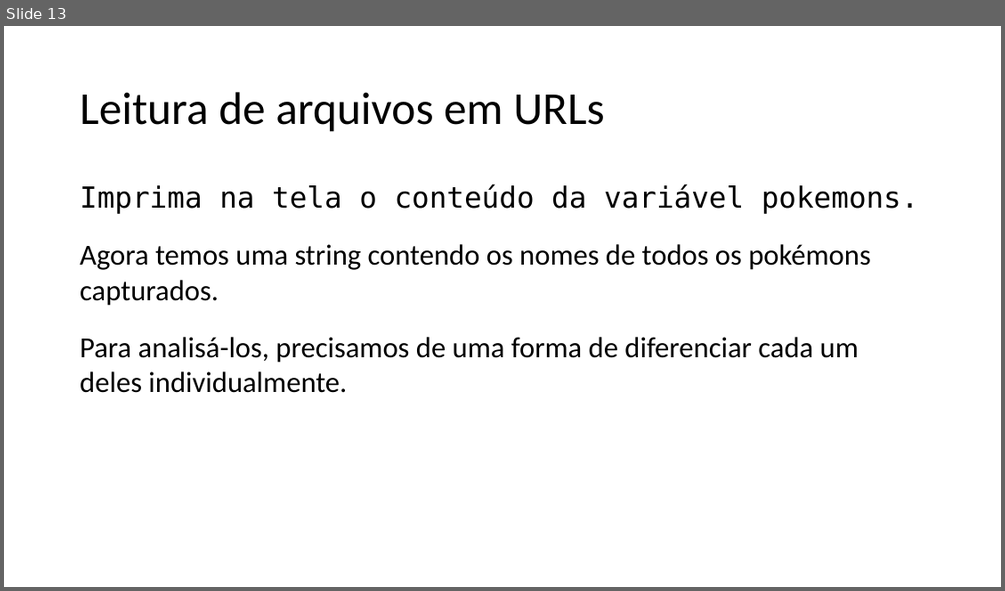
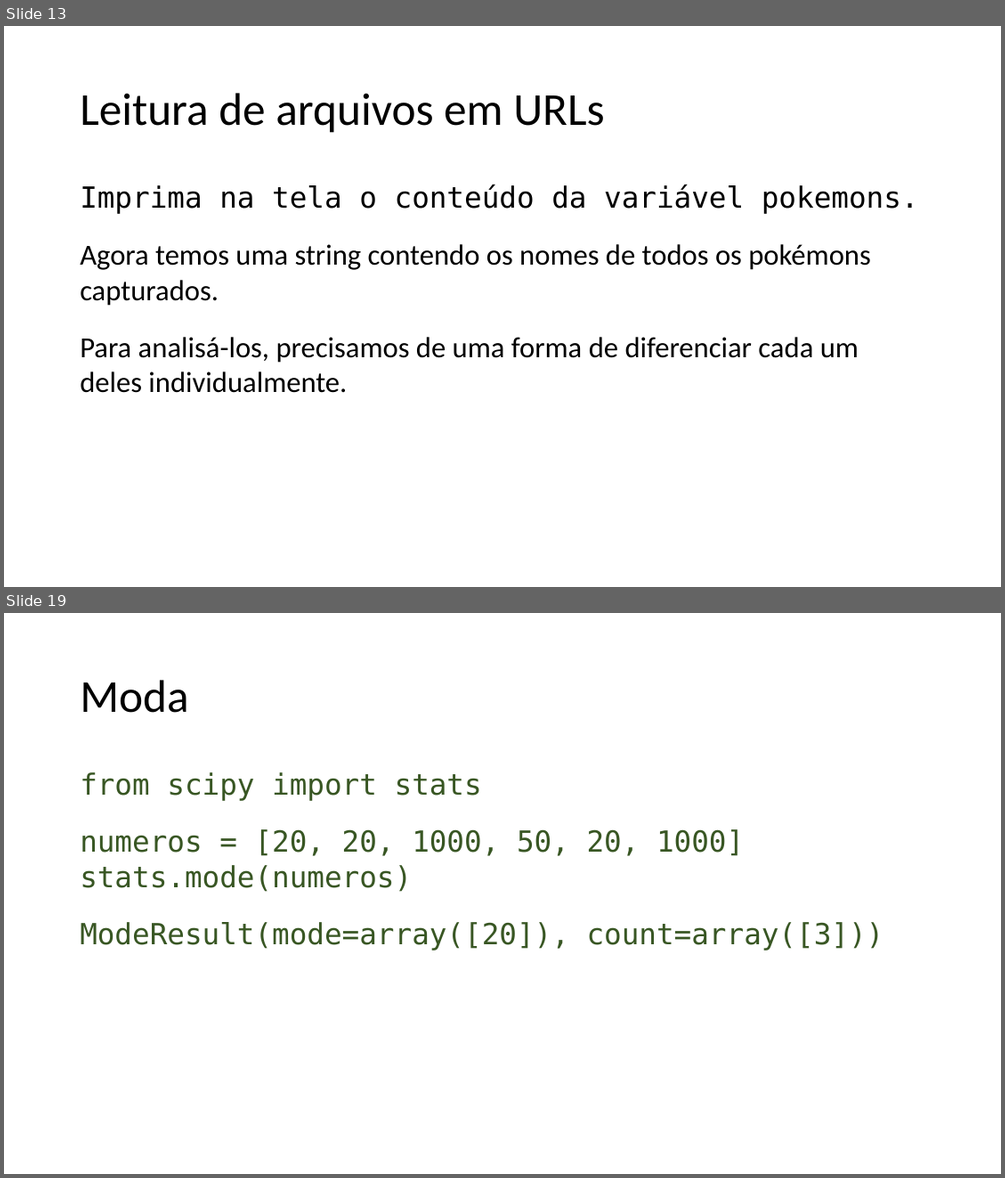
Before and after one commit to lidimayra/basic-stats, a slide deck: presentation.pptx. Shown one above the other, each under a label of ours: slide 13 before the commit, slides 13 and 19 after it; the slides between them are not shown. The pictures are 1005x591 and 1005x1178 pixels, drawn with LibreOffice and Linux fonts; fonts in the diff are those of the drawing. Boxes give left, top, right and bottom in pixels: in the first picture for what was removed or moved away, otherwise in the second. Text is boxed around its words. In the diff, an @@ line names an element or a change of style, - is before the commit and + after.

```diff
--- a/presentation.pptx
+++ b/presentation.pptx
@@ slide 19 added at [4, 613, 1001, 1174], background #FFFFFF @@
@@ text added at [80, 680, 188, 713], 44 pt, text #000000 @@
+Moda
@@ text added at [80, 772, 884, 950], 28 pt, text #385623 @@
+from scipy import stats
+numeros = [20, 20, 1000, 50, 20, 1000]
+stats.mode(numeros)
+ModeResult(mode=array([20]), count=array([3]))
```
Also in this commit, not shown: 2 slides changed, 2 other slides added, 2 other files.
